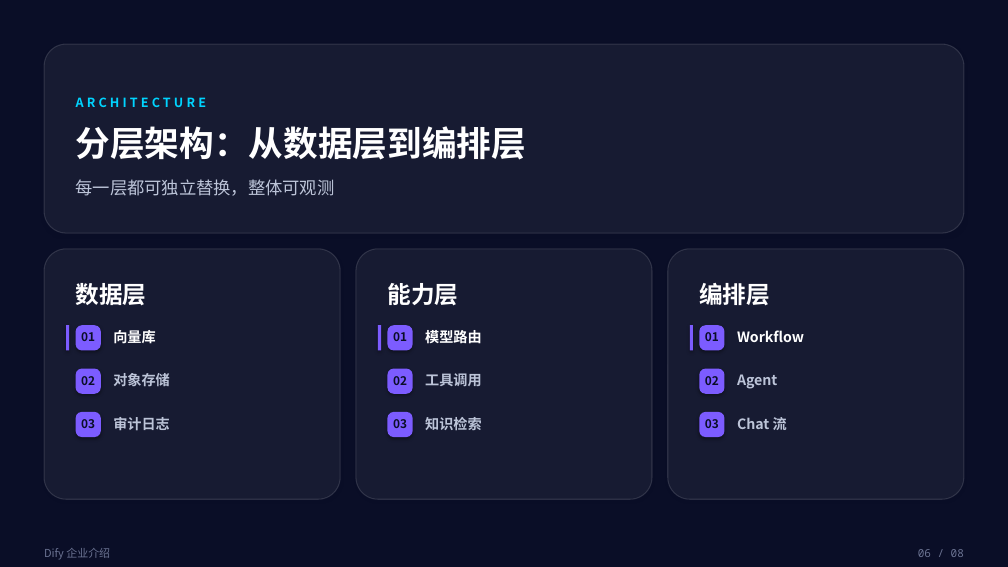
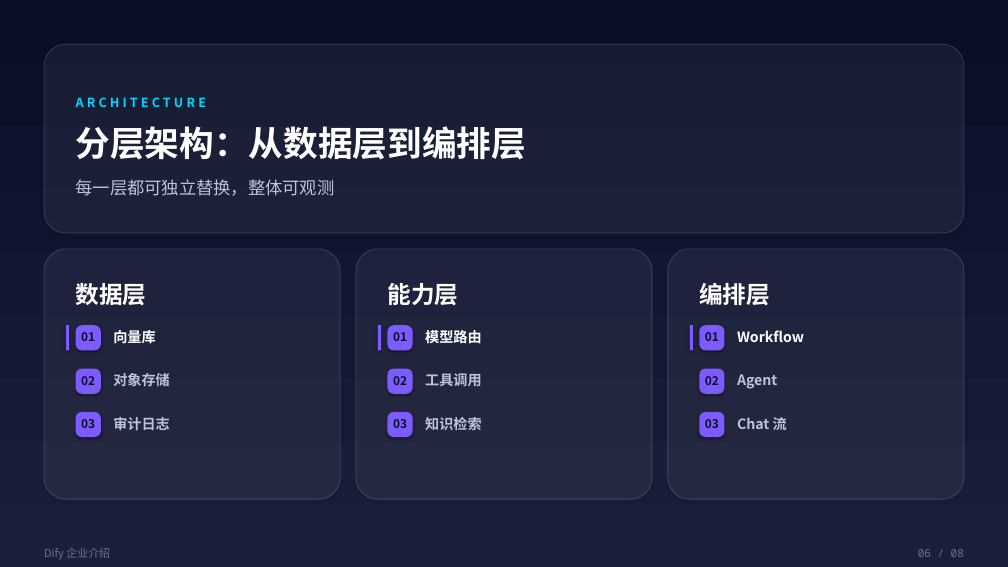
Before and after one commit to ZhengRui-Chen/bento-ppt-skill, a slide deck: slide 6 of examples/dify-intro/deck.pptx. Drawn at 1008x567 pixels with LibreOffice and Linux fonts; fonts in the diff are those of the drawing. Boxes give left, top, right and bottom in pixels: in the first picture for what was removed or moved away, otherwise in the second. Text is boxed around its words. In the diff, an @@ line names an element or a change of style, - is before the commit and + after.

```diff
--- a/examples/dify-intro/deck.pptx
+++ b/examples/dify-intro/deck.pptx
@@ rectangle at [0, 0, 1008, 567]: fill #0A0E27 to gradient #0A0E27 to #1A1F3A @@
```
Also in this commit, not shown: 7 other slides changed, 2 other files.
